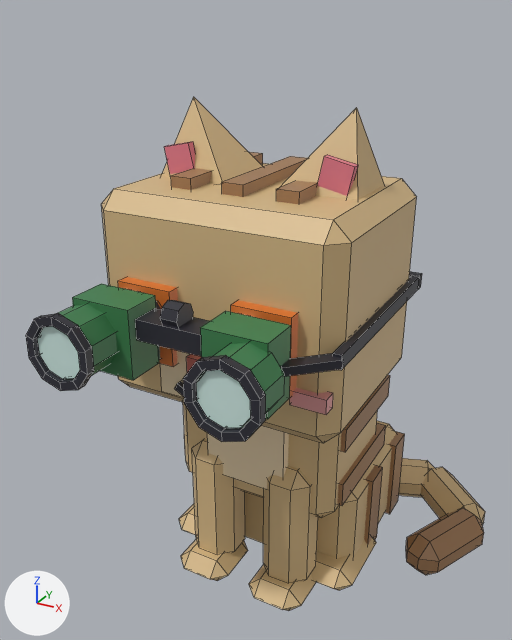
The FBX model assets/cat-cafe/exports/CatCafe_Cat_Birdwatch_Sit.fbx as it was, and as the next commit left it.
The view is the same before and after, from a camera (50 mm lens) standing at (0.01105, -0.02278, 0.02124) and looking at (-0.00014, -0.00243, 0.01107). The axes (+X, +Y, +Z) are drawn at lower left. The lights are the same throughout. The picture after the commit comes second. Mesh edges are drawn as thin lines. Where no turn or scale is listed for an object, it has been applied to the vertices.

Names of what the first picture shows: 'CatCafe_Cat_Birdwatch_Sit_Body', 'CatCafe_Cat_Birdwatch_Sit_EarL', 'CatCafe_Cat_Birdwatch_Sit_EarR', 'CatCafe_Cat_Birdwatch_Sit_Eye1', 'CatCafe_Cat_Birdwatch_Sit_Eye2', 'CatCafe_Cat_Birdwatch_Sit_Head', 'CatCafe_Cat_Birdwatch_Sit_LegF1', 'CatCafe_Cat_Birdwatch_Sit_LegF2', 'CatCafe_Cat_Birdwatch_Sit_Prop', 'CatCafe_Cat_Birdwatch_Sit_Prop_Glass', 'CatCafe_Cat_Birdwatch_Sit_Tail'.
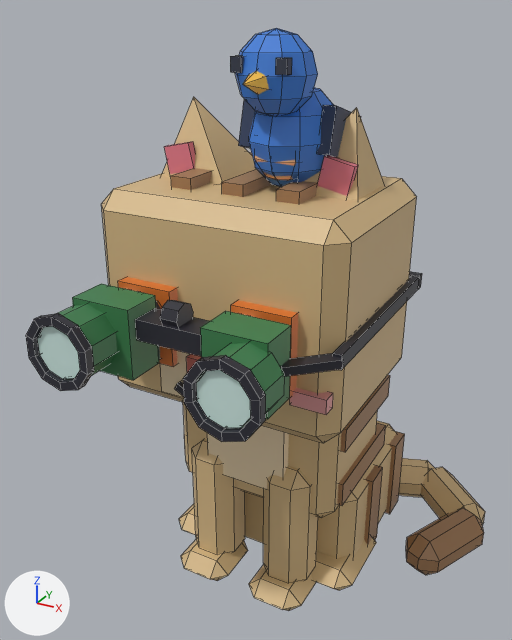
Pixel boxes [x1, y1, x2, y2] of what changed, in the pictures (512 x 640 px):
'CatCafe_Cat_Birdwatch_Sit_Prop2', added (blue)
    after: [230, 28, 361, 187]

The edits, one by one:
Mesh me_catcafe_cat_birdwatch_sit_prop2 is new.
It has 185 vertices, 197 faces and spans x -0.00043..0.00271, y -0.00454..0.00209, z 0.00621..0.01104.
It uses material mat_catcafe_palette.
Object 'CatCafe_Cat_Birdwatch_Sit_Prop2' (ob_catcafe_cat_birdwatch_sit_prop2) is new; it shows me_catcafe_cat_birdwatch_sit_prop2.
Its location is (0.0, -0.00095, 0.00969).
